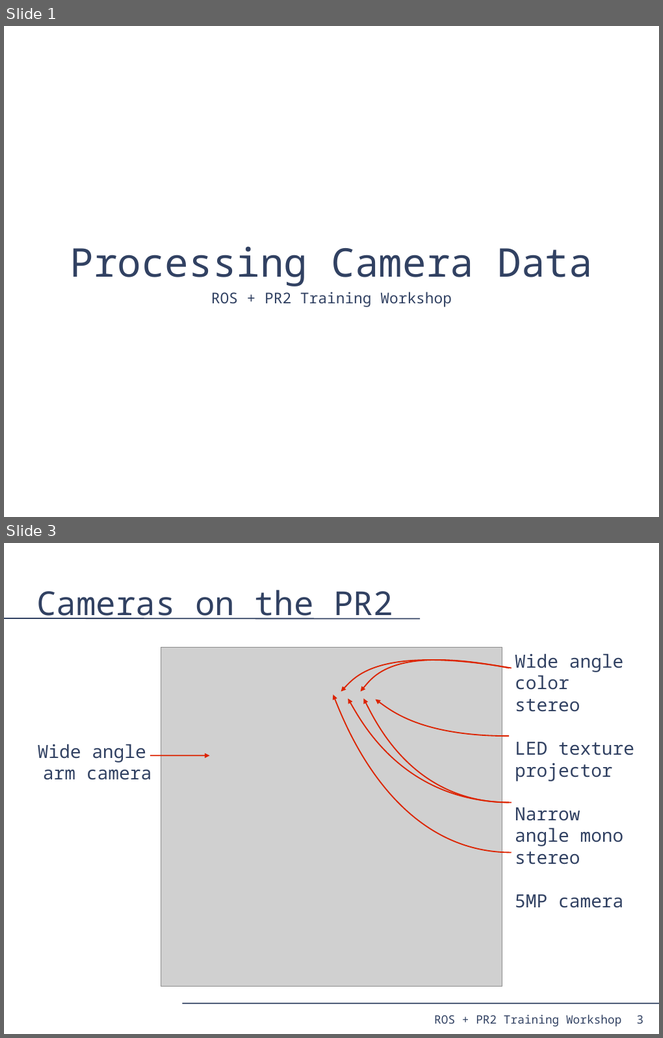
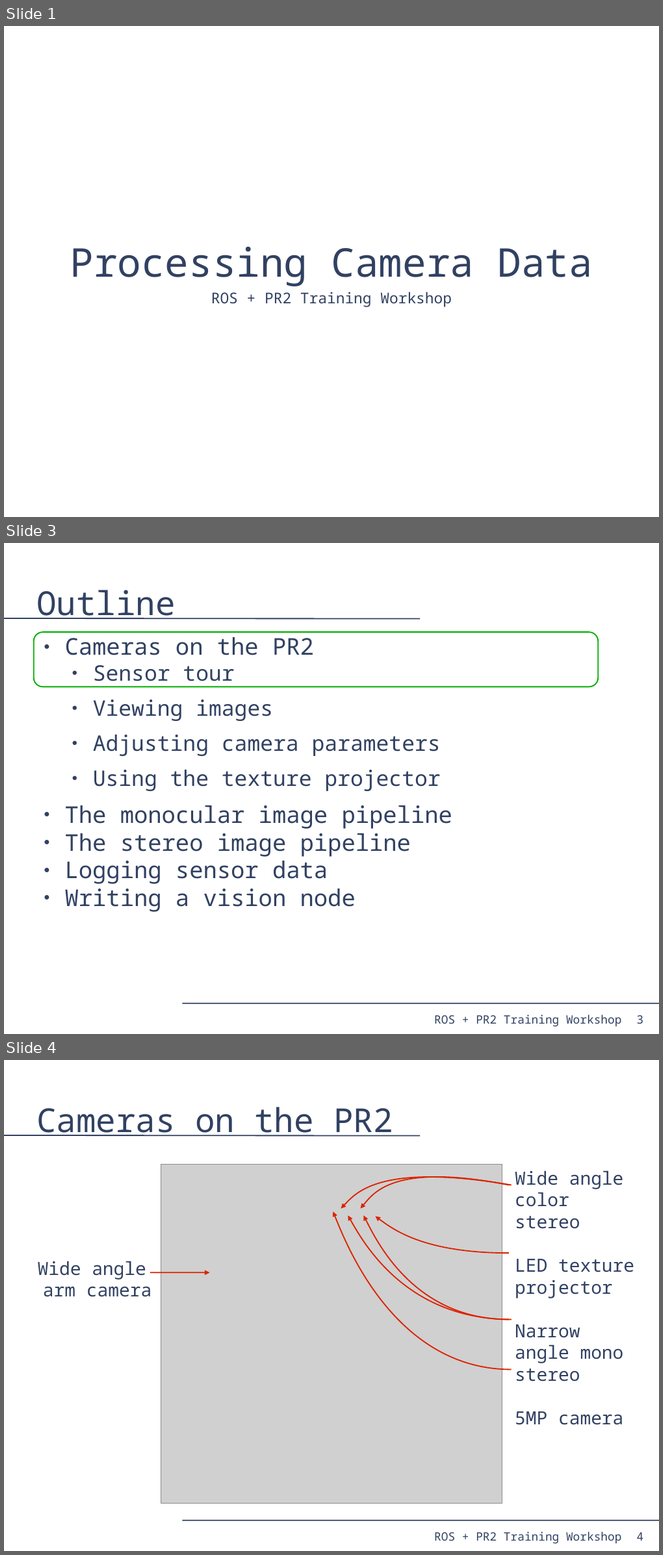
Before and after one commit to PR2/pr2_docs, a slide deck: pr2_training_workshop/processing_camera_data/slides.odp. Shown one above the other, each under a label of ours: slides 1 and 3 before the commit, slides 1, 3 and 4 after it; the slides between them are not shown. The pictures are 663x1038 and 663x1555 pixels, drawn with LibreOffice and Linux fonts; fonts in the diff are those of the drawing; grey boxes stand for pictures. Boxes give left, top, right and bottom in pixels: in the first picture for what was removed or moved away, otherwise in the second. Text is boxed around its words. In the diff, an @@ line names an element or a change of style, - is before the commit and + after.

Commit message:
processing_camera_data: Starting to tweak organization post dry run.

```diff
--- a/pr2_training_workshop/processing_camera_data/slides.odp
+++ b/pr2_training_workshop/processing_camera_data/slides.odp
@@ slide 3 added at (x1=4, y1=543, x2=659, y2=1034), background #FFFFFF; not listed: 4 template elements that a slide beside it also shows @@
@@ title added at (x1=36, y1=590, x2=175, y2=619), 40 pt, text #314162 @@
+Outline
@@ rounded rectangle added at (x1=34, y1=632, x2=599, y2=687), outline #00AE00 1.45 pt @@
@@ text added at (x1=65, y1=637, x2=452, y2=912), 28 pt, text #314162 @@
+● Cameras on the PR2
+  ● Sensor tour
+  ● Viewing images
+  ● Adjusting camera parameters
+  ● Using the texture projector
+● The monocular image pipeline
+● The stereo image pipeline
+● Logging sensor data
+● Writing a vision node
@@ what was slide 3 is now slide 4 @@
@@ page number at (x1=637, y1=1533, x2=644, y2=1541): text changed @@
-3
+4
```
Also in this commit, not shown: 2 slides changed, 1 other slide added.
